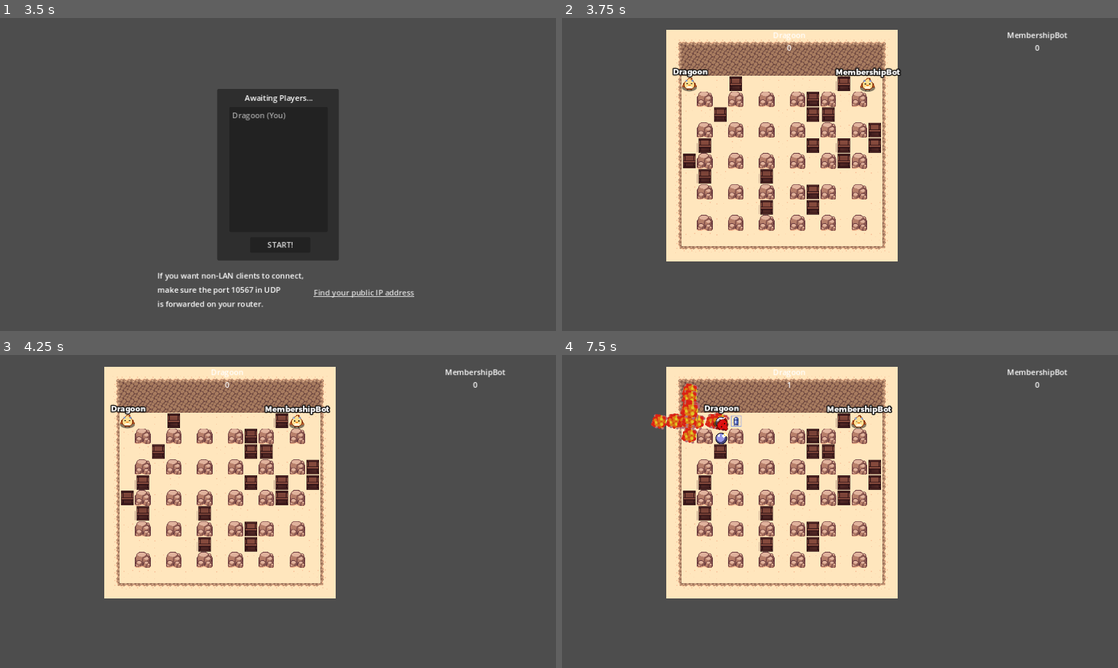
Above: before the commit, frames 1-4 (two rows, left to right).
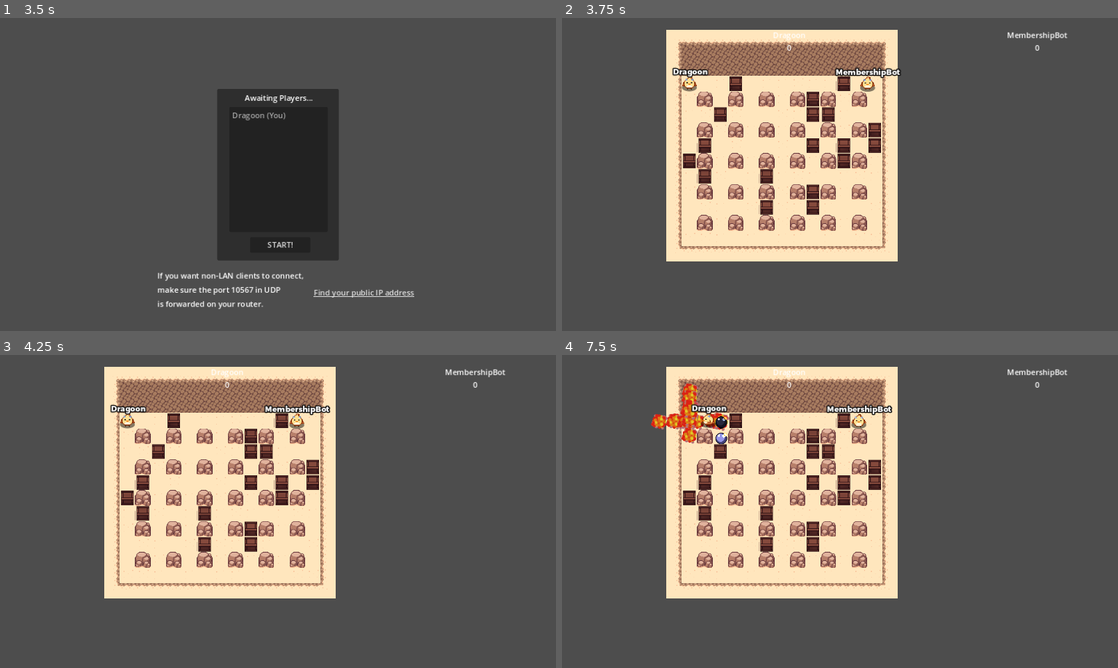
Above: after the commit, the same moments.

Repository: Dragoon-Project-Squad/bomberbird
Game: Godot game, scene res://scenes/main_menu.tscn
Two runs of this game, one before a commit and one after it. Both use one fixed random seed, a clock stepped at 60 frames per second and the inputs below. Sound files missing from this copy of the repository are replaced by a short silence.
Inputs:
- Up to frame 1 (3.5 s): click "Single Player" at 0.5 s; click "Single Player" at 1.25 s; click "Multiplayer" at 2 s; click "Host" at 2.75 s
- Up to frame 2 (3.75 s): click "START!" at 3.5 s
- Up to frame 3 (4.25 s): no input
- Up to frame 4 (7.5 s): tap Enter at 4.25 s; hold D (move_right) 4.28-5.03 s; hold Space (set_bomb) 4.28-5.03 s; hold S (move_down) 5.03-5.78 s; tap Space (set_bomb) at 5.1, 6.6 s; hold D (move_right) 5.78-6.53 s; hold Space (set_bomb) 5.78-6.53 s; hold W (move_up) 6.53-7.28 s; hold A (move_left) from 7.28 s (still down); hold Space (set_bomb) from 7.28 s (still down)

Frame 1 is identical in both runs. In frame 2, 0.1% of the frame differs, in the area x 21-57%, y 18-24%; in frame 3, 0.1%; in frame 4, 0.5%, in the area x 23-55%, y 8-25%.
Error after the commit: Attempt to call function 'set_stream' in base 'null instance' on a null instance. (res://scripts/bomb.gd:11)

Commit message:
adjusted player sprite offset, moved explode sfx
- explosions now happen on the level with max polyphony 1
- adjusted sprite offset to -8.5 to fit bomber more

Diff:
--- a/scenes/aiplayer.tscn
+++ b/scenes/aiplayer.tscn
@@ -218,7 +218,7 @@
 position = Vector2(0.0750351, 6.23615)
 rotation = -6.28319
 texture = ExtResource("2_ofygj")
-offset = Vector2(-0.075, -6.536)
+offset = Vector2(-0.075, -8.536)
 hframes = 6
 vframes = 4
 
--- a/scenes/bomb.tscn
+++ b/scenes/bomb.tscn
@@ -143,9 +143,6 @@
 }
 autoplay = "anim"
 
-[node name="ExplosionSoundPlayer" type="AudioStreamPlayer" parent="."]
-stream = ExtResource("2_gmoi6")
-
 [node name="BombTimer" type="Timer" parent="."]
 wait_time = 2.8
 
--- a/scenes/player.tscn
+++ b/scenes/player.tscn
@@ -216,11 +216,12 @@
 [node name="sprite" type="Sprite2D" parent="."]
 position = Vector2(0.0750351, 6.23615)
 texture = ExtResource("2_jmpbn")
-offset = Vector2(-0.075, -6.236)
+offset = Vector2(-0.075, -8.236)
 hframes = 6
 vframes = 4
 
 [node name="rect" type="CollisionPolygon2D" parent="."]
+visible = false
 polygon = PackedVector2Array(-14, -15, 14, -15, 14, -14, 15, -14, 15, 14, 14, 14, 14, 15, -14, 15, -14, 14, -15, 14, -15, -14, -14, -14)
 
 [node name="corner1" type="CollisionShape2D" parent="."]
--- a/scripts/bomb.gd
+++ b/scripts/bomb.gd
@@ -13,7 +13,9 @@
 
 # Called from the animation.
 func explode():
-	explosion_sfx_player.play()
+	var bomb_spawner_sfx_player = get_node("../BombSpawner/BombExplosionSFXPlayer")
+	if bomb_spawner_sfx_player:
+		bomb_spawner_sfx_player.play()
 	if not is_multiplayer_authority():
 		# Explode only on authority.
 		return
